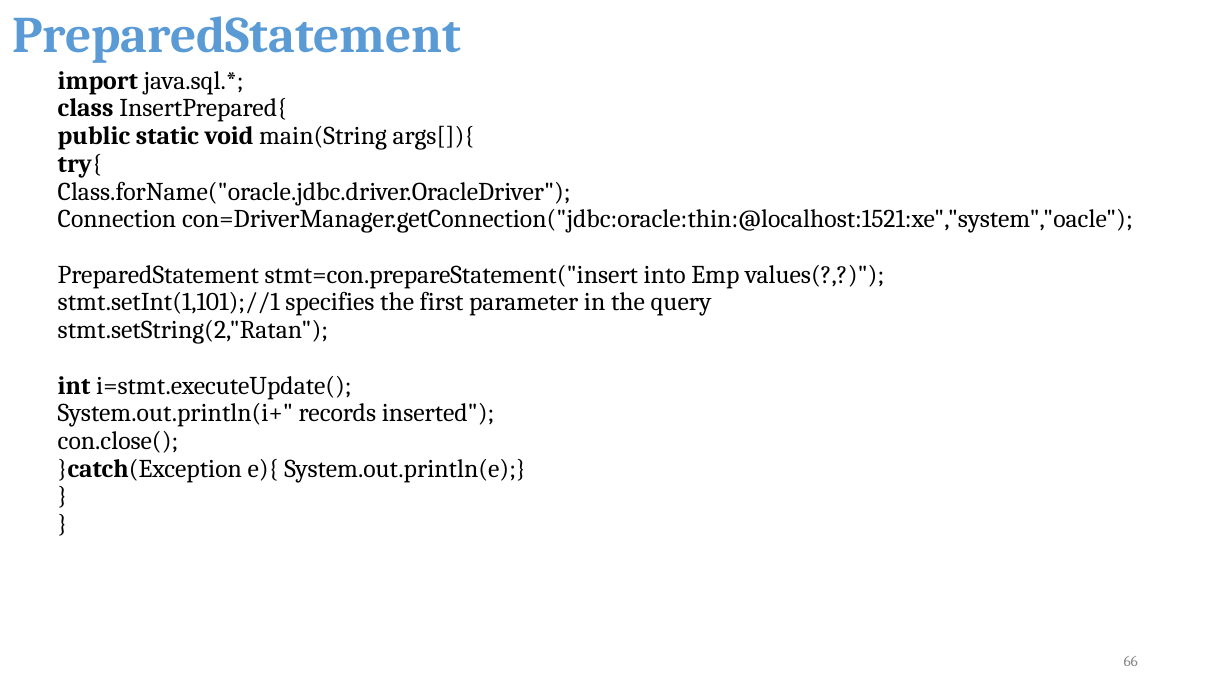
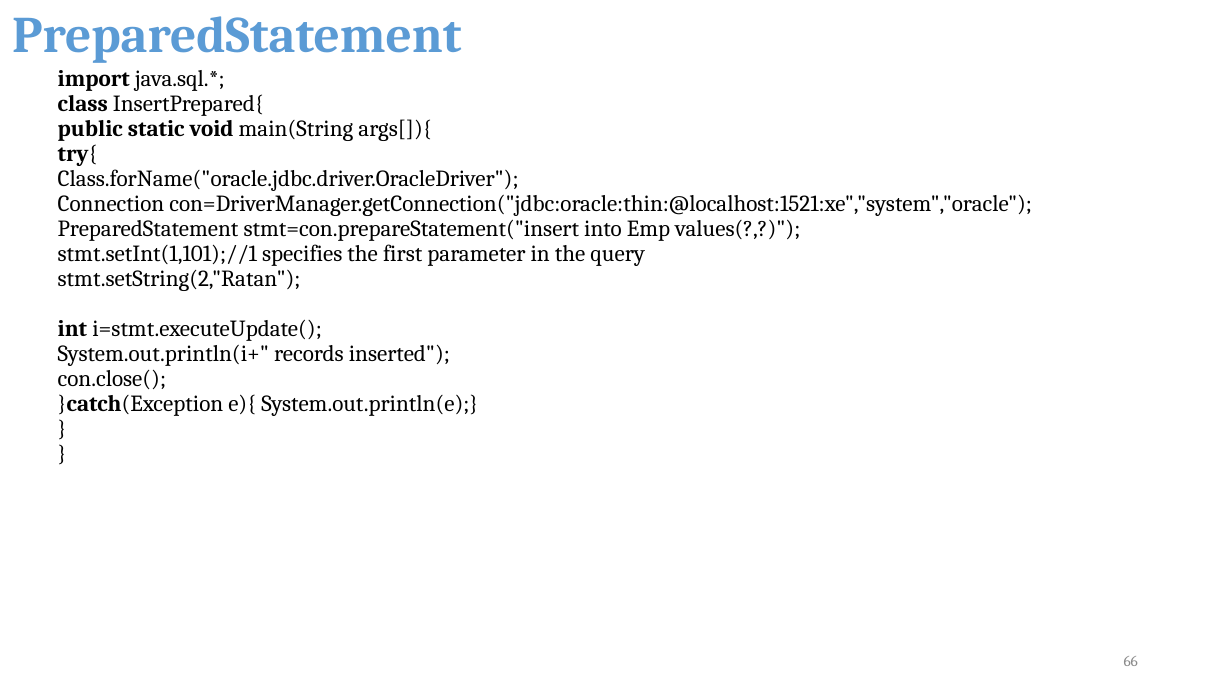
Before and after one commit to suniljeevan/Scalable-Application-Development-using-Java, a slide deck: slide 66 of COURSE MATERIALS/Module3_CSE2503.pptx. Drawn at 1232x693 pixels with LibreOffice and Linux fonts; fonts in the diff are those of the drawing; background and template pictures are left out. Boxes give left, top, right and bottom in pixels: in the first picture for what was removed or moved away, otherwise in the second. Text is boxed around its words. In the diff, an @@ line names an element or a change of style, - is before the commit and + after.

```diff
--- a/COURSE MATERIALS/Module3_CSE2503.pptx
+++ b/COURSE MATERIALS/Module3_CSE2503.pptx
@@ text at bbox=[58, 70, 800, 416]: size 20 to 18 pt in "import java.sql.*;", "class InsertPrepared{", "public static void main(String args[]){", "try{" and 10 more places @@
@@ text at bbox=[58, 194, 1032, 216]: text changed; size 20 to 18 pt @@
-Connection con=DriverManager.getConnection("jdbc:oracle:thin:@localhost:1521:xe","system","oacle");
+Connection con=DriverManager.getConnection("jdbc:oracle:thin:@localhost:1521:xe","system","oracle");
```
Also in this commit, not shown: 3 other slides changed, 1 slide added, 3 other files.
